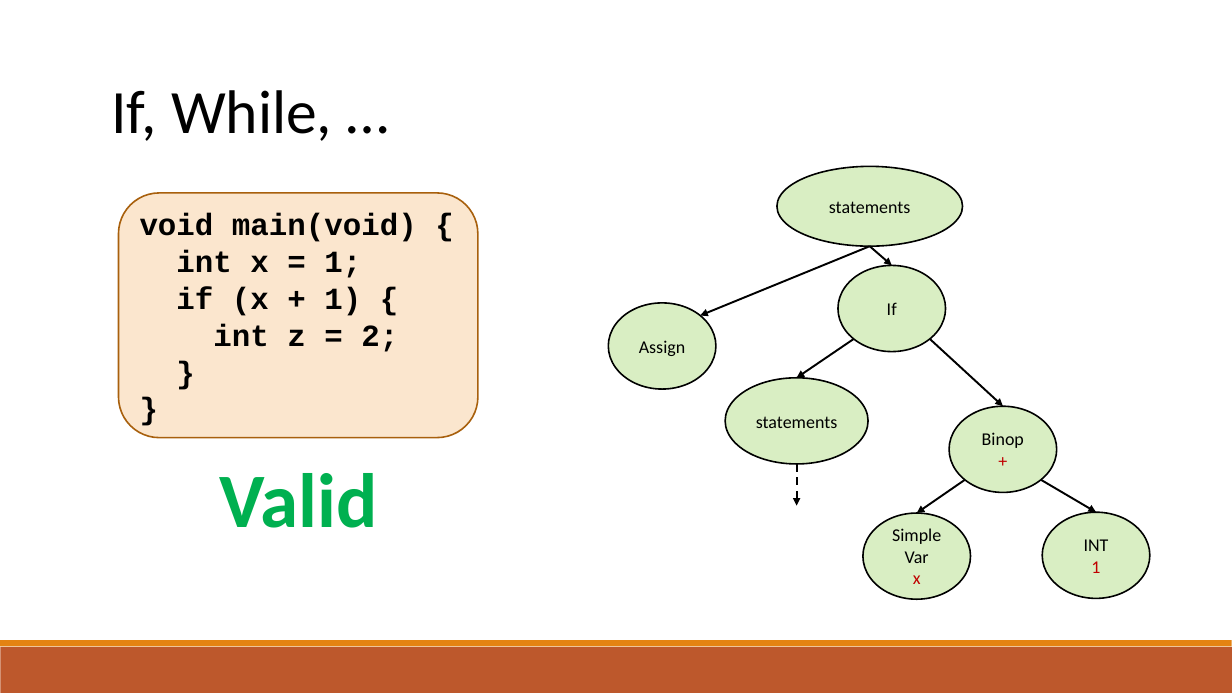
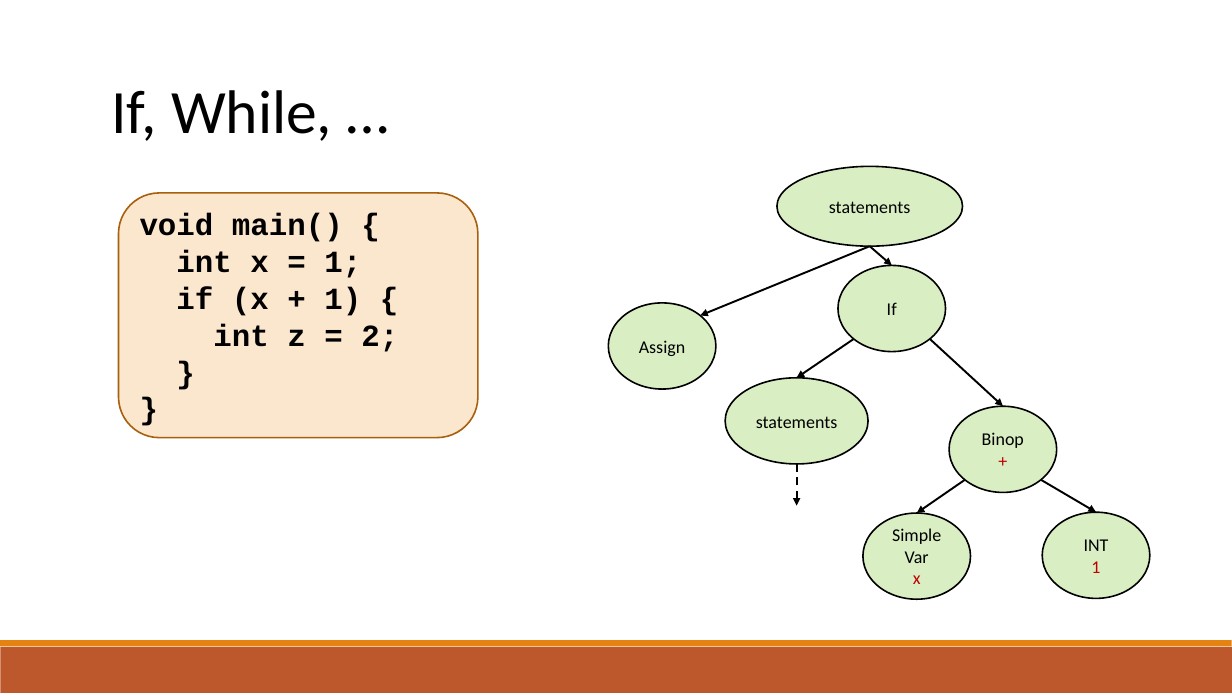
Before and after one commit to raghadzeidan/COMPILATION_TAU_FOR_STUDENTS, a slide deck: slide 26 of new_slides/semantic.pptx (slide 13 before the commit). Drawn at 1232x693 pixels with LibreOffice and Linux fonts; fonts in the diff are those of the drawing. Boxes give left, top, right and bottom in pixels: in the first picture for what was removed or moved away, otherwise in the second. Text is boxed around its words. In the diff, an @@ line names an element or a change of style, - is before the commit and + after.

```diff
--- a/new_slides/semantic.pptx
+++ b/new_slides/semantic.pptx
@@ text in rounded rectangle at box(140, 213, 343, 242): text changed @@
-void main(void) {
+void main() {
@@ text removed at box(219, 473, 377, 528) @@
-Valid
```
Also in this commit, not shown: 22 other slides changed, 27 slides added, 1 other file.
